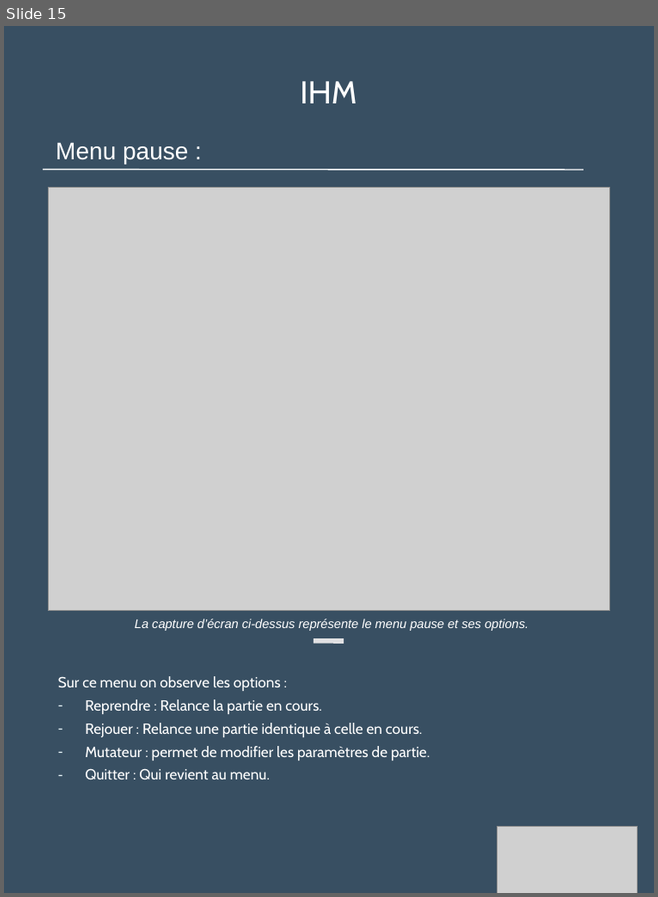
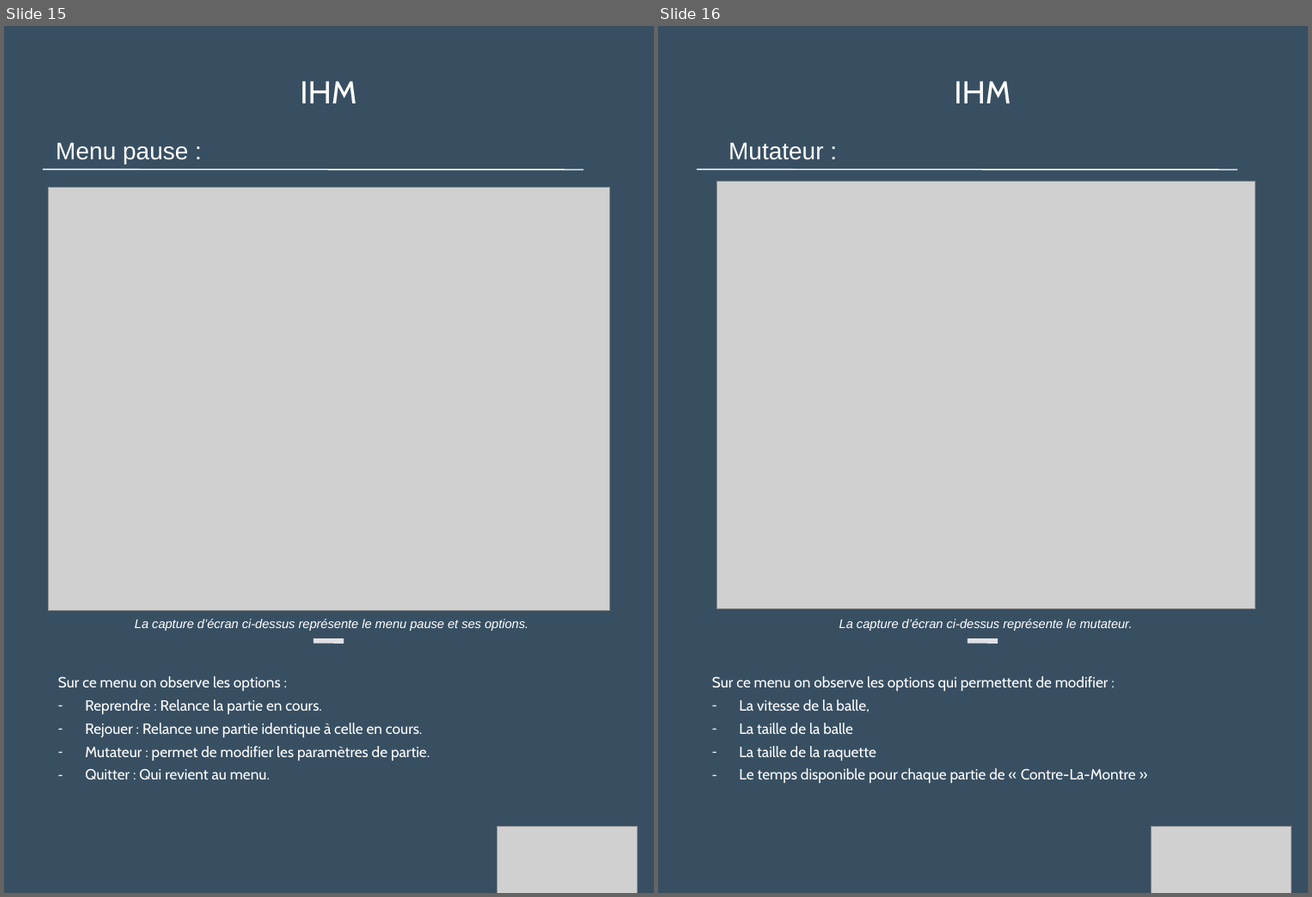
Before and after one commit to Loicpln/Projet_Algo_N2, a slide deck: Elements de presentation/Soutenance finale.pptx. Shown side by side, each under a label of ours: slide 15 before the commit, slides 15 and 16 after it. The pictures are 658x897 and 1312x897 pixels, drawn with LibreOffice and Linux fonts; fonts in the diff are those of the drawing; grey boxes stand for pictures. Boxes give left, top, right and bottom in pixels: in the first picture for what was removed or moved away, otherwise in the second. Text is boxed around its words. In the diff, an @@ line names an element or a change of style, - is before the commit and + after.

```diff
--- a/Elements de presentation/Soutenance finale.pptx
+++ b/Elements de presentation/Soutenance finale.pptx
@@ slide 16 added at (658, 26, 1308, 893), background #384F62 @@
@@ text added at (954, 81, 1011, 103), 26.3 pt, text #FFFFFF @@
+IHM
@@ text added at (729, 142, 824, 160), 20 pt, text #FFFFFF @@
+Mutateur :
@@ line added from (697, 169) to (1238, 170), #FFFFFF 1 pt @@
@@ picture added at (717, 181, 1256, 607) @@
@@ text added at (839, 619, 1133, 631), 10.5 pt, text #FFFFFF, italic @@
+La capture d’écran ci-dessus représente le mutateur.
@@ line added from (968, 641) to (998, 641), #E1E1E3 4 pt @@
@@ text added at (712, 676, 1136, 783), 12.3 pt, text #FFFFFF @@
+Sur ce menu on observe les options qui permettent de modifier :
+– La vitesse de la balle,
+– La taille de la balle
+– La taille de la raquette
+– Le temps disponible pour chaque partie de « Contre-La-Montre »
@@ picture added at (1152, 826, 1292, 893) @@
```
Also in this commit, not shown: 2 other files.
